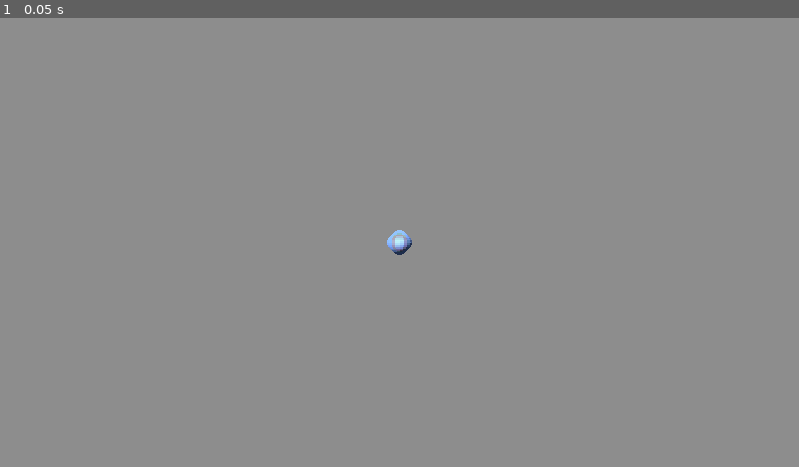
Above: before the commit, frame 1.
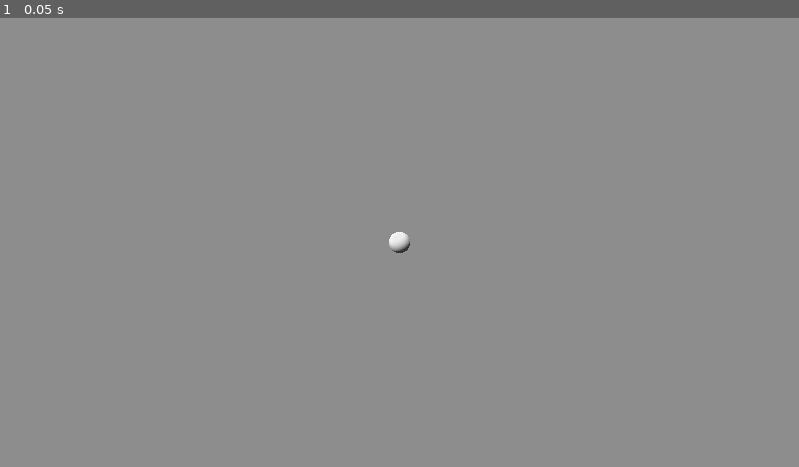
Above: after the commit, the same moment.

Repository: Ultimo-Momento-Responsable/GGJ2025
Game: Godot game, scene res://scenes/arena_base.tscn
Two runs of this game, one before a commit and one after it. Both use one fixed random seed, a clock stepped at 60 frames per second and the inputs below.
Inputs:
- Up to frame 1 (0.05 s): no input

The runs differ from the first frame. In frame 1, 0.1% of the frame differs, in the area x 48-52%, y 47-53%.

Commit message:
feat: cosas

Diff:
--- a/scenes/game_objects/bubble.tscn
+++ b/scenes/game_objects/bubble.tscn
@@ -1,28 +1,17 @@
-[gd_scene load_steps=5 format=3 uid="uid://cdafg7k4x56gq"]
+[gd_scene load_steps=4 format=3 uid="uid://d1d5ot126tfxq"]
 
 [ext_resource type="Script" path="res://scripts/bubble.gd" id="1_rucui"]
-[ext_resource type="Shader" path="res://scenes/game_objects/bubble.gdshader" id="2_noukl"]
 
-[sub_resource type="StandardMaterial3D" id="StandardMaterial3D_eord0"]
-albedo_color = Color(0.4896, 0.63072, 0.96, 1)
+[sub_resource type="SphereMesh" id="SphereMesh_4bwjl"]
 
-[sub_resource type="ShaderMaterial" id="ShaderMaterial_cdusv"]
-render_priority = 0
-next_pass = SubResource("StandardMaterial3D_eord0")
-shader = ExtResource("2_noukl")
-shader_parameter/fuwafuwa_speed = 3.0
-shader_parameter/fuwafuwa_size = 0.1
-shader_parameter/outline_color = Color(0.4896, 0.56016, 0.96, 1)
-shader_parameter/outline_ratio = 2.0
-shader_parameter/noise_speed = 0.1
-shader_parameter/noise_scale = 0.3
+[sub_resource type="SphereShape3D" id="SphereShape3D_m5rrv"]
 
 [node name="Bubble" type="CharacterBody3D"]
+motion_mode = 1
 script = ExtResource("1_rucui")
 
-[node name="CSGSphere3D" type="CSGSphere3D" parent="."]
-transform = Transform3D(1, 0, 0, 0, 1, 0, 0, 0, 1, 0.000413597, -0.0043478, 0.000259161)
-radial_segments = 16
-rings = 16
-smooth_faces = false
-material = SubResource("ShaderMaterial_cdusv")
+[node name="MeshInstance3D" type="MeshInstance3D" parent="."]
+mesh = SubResource("SphereMesh_4bwjl")
+
+[node name="CollisionShape3D" type="CollisionShape3D" parent="."]
+shape = SubResource("SphereShape3D_m5rrv")
Not shown, added: Assets/3d_models/raw/sword.blend.import
Not shown, added: Assets/3d_models/raw/sword.fbx.import
Not shown, added: Assets/3d_models/raw/sword.glb.import
Not shown, added: Assets/3d_models/raw/weight.blend.import
Binary file removed: Assets/3d_models/sword/DefaultMaterial_Height.png
Binary file removed: Assets/3d_models/sword/DefaultMaterial_Metallic.png
Binary file removed: Assets/3d_models/sword/DefaultMaterial_Normal_OpenGL.png
Binary file removed: Assets/3d_models/sword/DefaultMaterial_Roughness.png
Not shown, added: Assets/3d_models/sword/sword.blend.import
Not shown, added: Assets/3d_models/sword/sword.glb.import
Not shown, removed: Assets/3d_models/sword/sword.gltf
Renamed: Assets/3d_models/sword/DefaultMaterial_Base_color.png -> Assets/3d_models/sword/sword_BaseColor.png
(and 7 more such lines)
